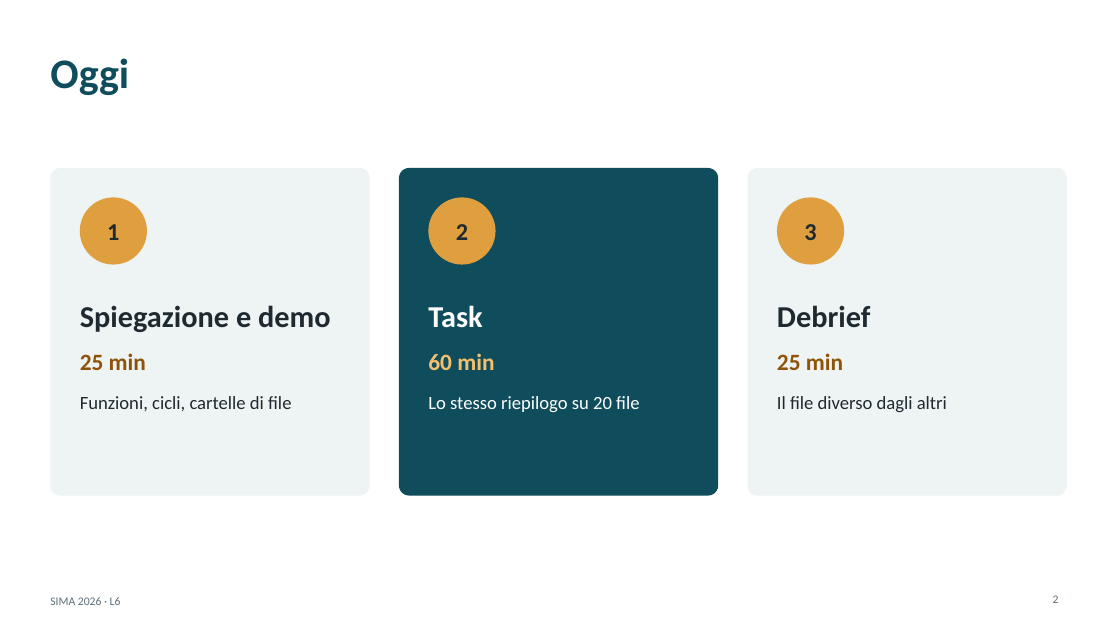
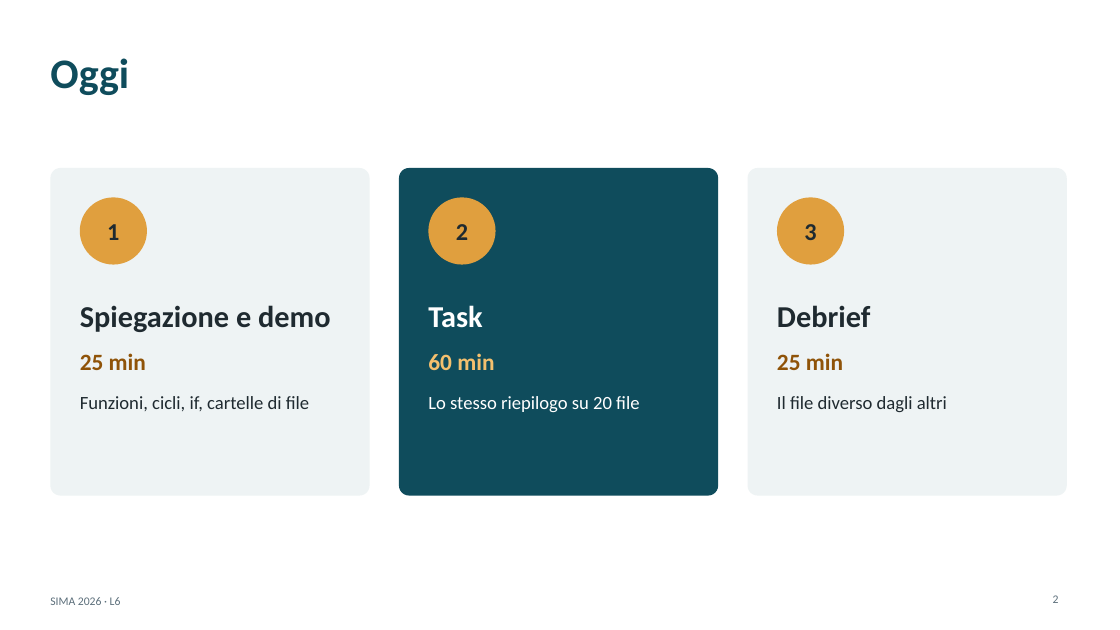
Before and after one commit to andrealorenzon/SIMA2026, a slide deck: slide 2 of lezioni/L06_funzioni_cicli/slide.pptx. Drawn at 1120x630 pixels with LibreOffice and Linux fonts; fonts in the diff are those of the drawing. Boxes give left, top, right and bottom in pixels: in the first picture for what was removed or moved away, otherwise in the second. Text is boxed around its words. In the diff, an @@ line names an element or a change of style, - is before the commit and + after.

```diff
--- a/lezioni/L06_funzioni_cicli/slide.pptx
+++ b/lezioni/L06_funzioni_cicli/slide.pptx
@@ text at <box>80,396,309,411</box>: text changed @@
-Funzioni, cicli, cartelle di file
+Funzioni, cicli, if, cartelle di file
```
Also in this commit, not shown: 1 slide added, 4 other files.
